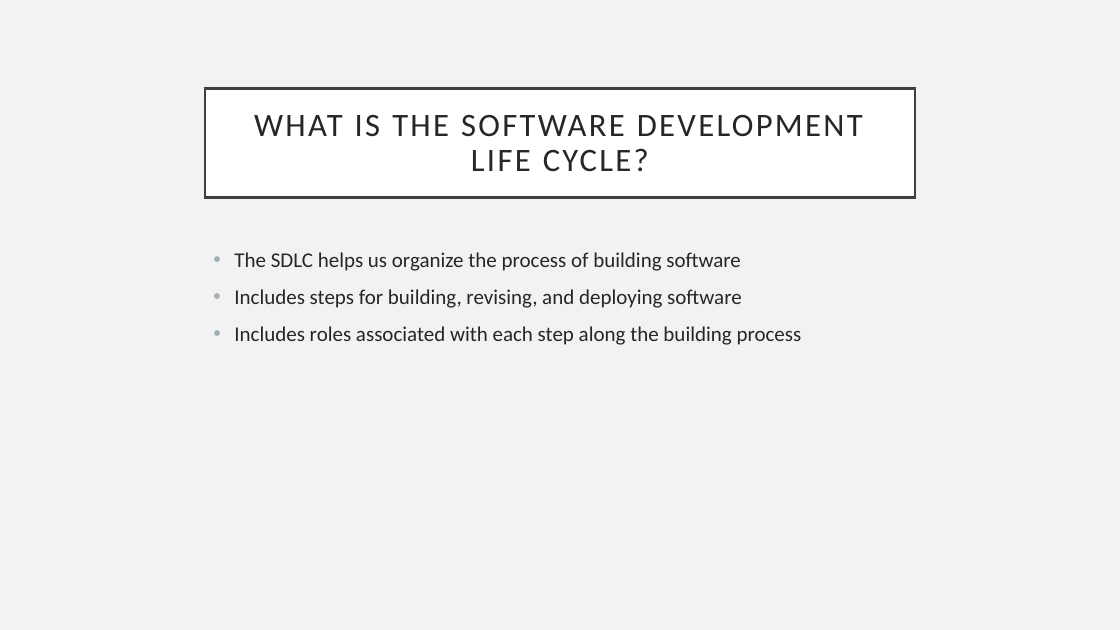
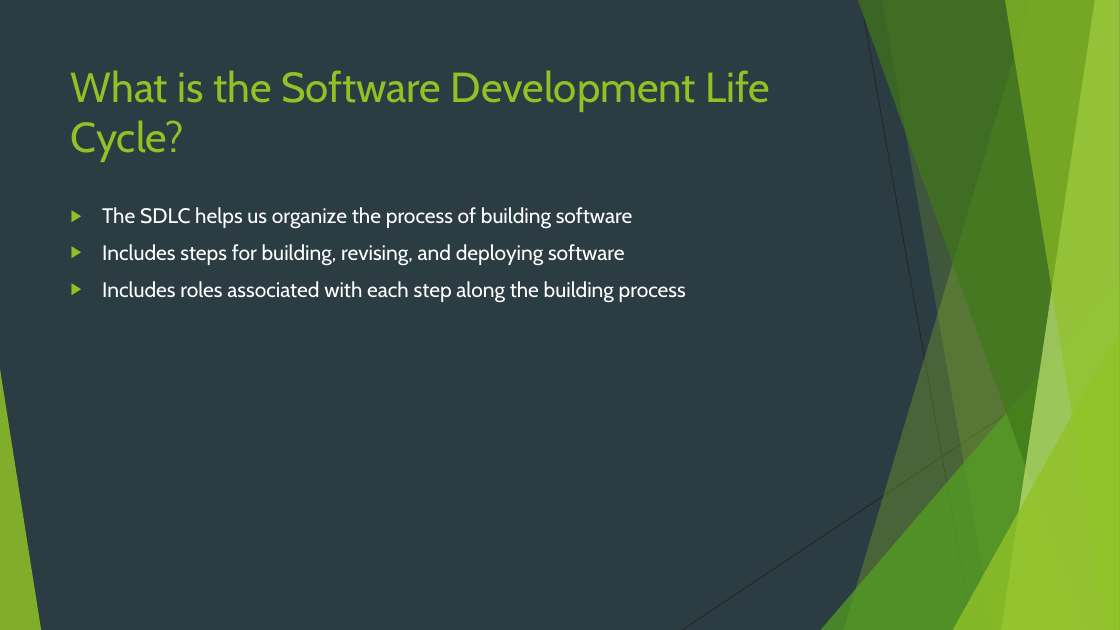
Before and after one commit to hexa-decim8/ISBPM, a slide deck: slide 19 of Class_Materials/Week_1/Day_3/ISBPM w1d3.pptx (slide 17 before the commit). Drawn at 1120x630 pixels with LibreOffice and Linux fonts; fonts in the diff are those of the drawing. Boxes give left, top, right and bottom in pixels: in the first picture for what was removed or moved away, otherwise in the second. Text is boxed around its words. In the diff, an @@ line names an element or a change of style, - is before the commit and + after.

```diff
--- a/Class_Materials/Week_1/Day_3/ISBPM w1d3.pptx
+++ b/Class_Materials/Week_1/Day_3/ISBPM w1d3.pptx
@@ background #F2F2F2 to #2C3C43 @@
@@ title "What is the Software Development ...": place and size @@
-title "What is the Software Development ..." at <box>205,88,915,197</box>
+title "What is the Software Development ..." at <box>71,70,771,162</box>
@@ title "What is the Software Development ..." at <box>71,70,771,162</box>: vertical alignment middle to top; fill #FFFFFF to none; outline #404040 2.5 pt to none @@
@@ title at <box>71,70,771,162</box>: text changed; size 28 to 36 pt; font Calibri to Cabin; text colour #262626 to #90C226 @@
-WHAT IS THE SOFTWARE DEVELOPMENT LIFE CYCLE?
+What is the Software Development Life Cycle?
@@ text "The SDLC helps us organize ...": place and size @@
-text "The SDLC helps us organize ..." at <box>234,252,802,345</box>
+text "The SDLC helps us organize ..." at <box>102,207,686,303</box>
@@ text "The SDLC helps us organize ..." at <box>102,207,686,303</box>: font Calibri to Cabin, text colour #262626 to #FFFFFF; bullet • to ▶; bullet colour #9BAFB5 to #90C226 @@
@@ group added at <box>0,0,1120,630</box>: 5 freeform shapes, 3 triangles, 2 lines @@
```
Also in this commit, not shown: 16 other slides changed, 3 slides added, 1 slide removed, 1 other file.
